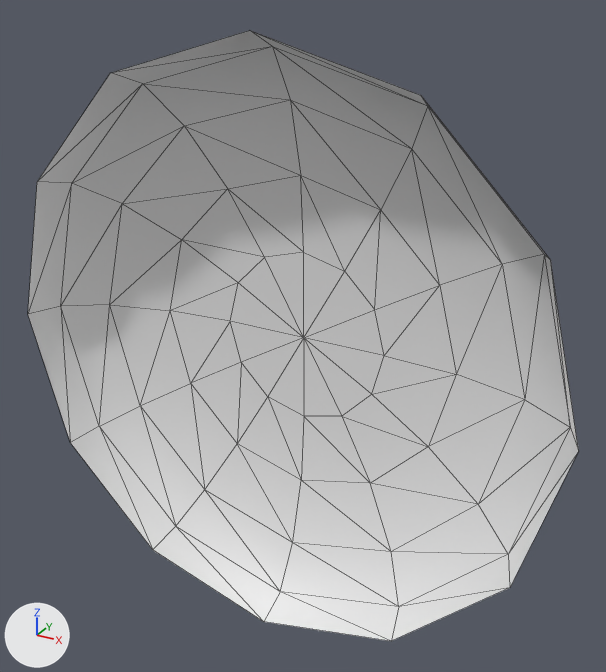
An edit to the OBJ model assets/buster/buster33.obj, drawn before and after from the same camera.
Rendered twice from a camera (50 mm lens) standing at (4.4, -8.02, 4.03) and looking at (0.17, -0.33, 0.19). The axes (+X, +Y, +Z) are drawn at lower left. The lights are the same throughout. Mesh edges are drawn as thin lines. Where no turn or scale is listed for an object, it has been applied to the vertices.

Names of what the first picture shows: 'buster33'.
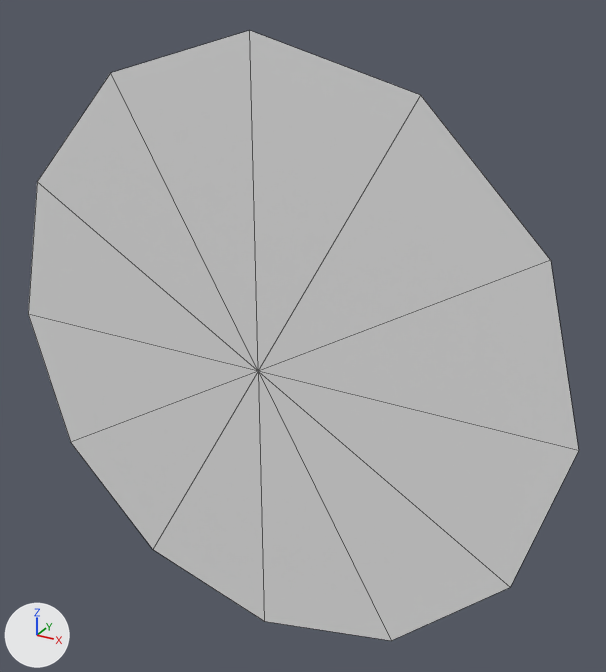
The newer file is also rescaled (x0.152), turned or shifted as a whole; pictures and numbers use the older file's frame.

What differs and where, as boxes (x1, y1, x2, y2) in the pictures (606 x 672 px):
'buster33', reshaped
    before: (28, 30, 578, 641)
    after: (28, 30, 579, 641)

The change, as a diff of the scene's bpy script:
```diff
--- a/assets/buster/buster33.obj.py
+++ b/assets/buster/buster33.obj.py
@@ me_buster33 @@
 # used by ob_buster33; location = (0.0, 0.0, 0.0)
-me_buster33.from_pydata(...)  # 61 vertices, 108 faces; spans x -3.42..3.42, y -1.04..0.0, z -3.5..3.5
+me_buster33.from_pydata(...)  # 13 vertices, 12 faces; spans x -3.42..3.42, y -1.04..-1.03, z -3.5..3.5
+# me_buster33 part 1
+# 55 vertices are removed from x -3.42..3.42, y -1.04..0.0, z -3.33..3.33
+# 108 faces are deleted
+# 3 vertices move within x -1.71..1.71, y -1.03, z -3.5..-3.03
+# 7 vertices are added at x -3.42..3.42, y -1.03, z -1.75..1.75
+# 12 new faces join them
```
